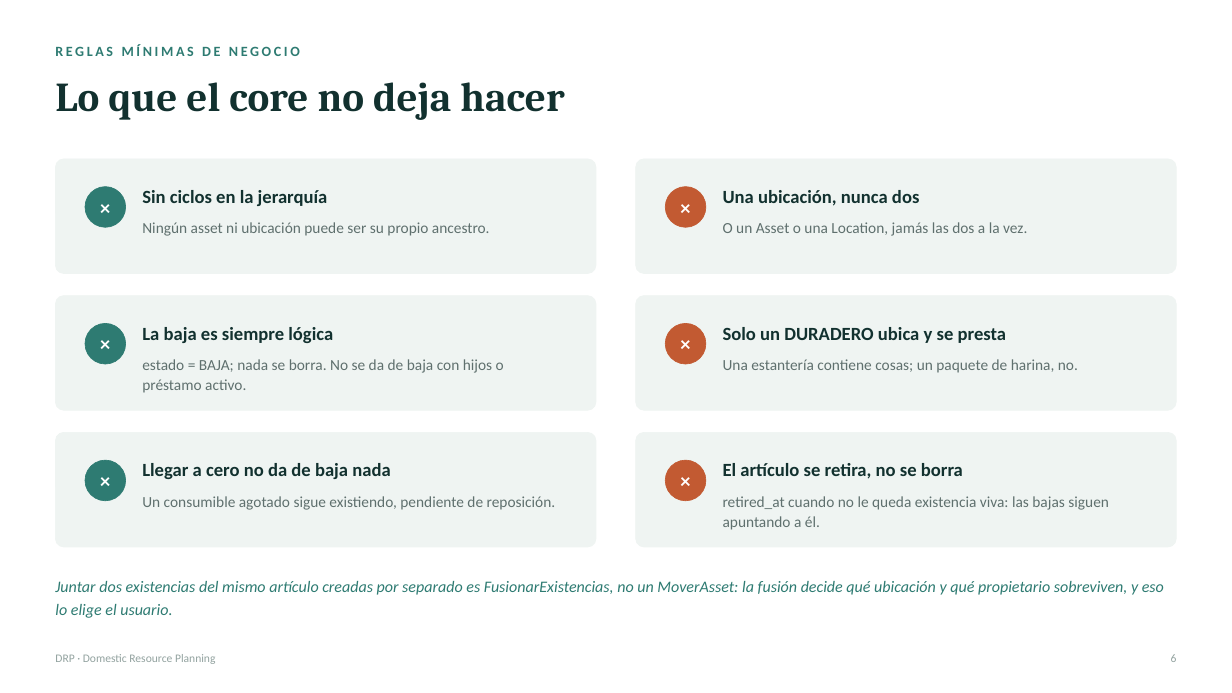
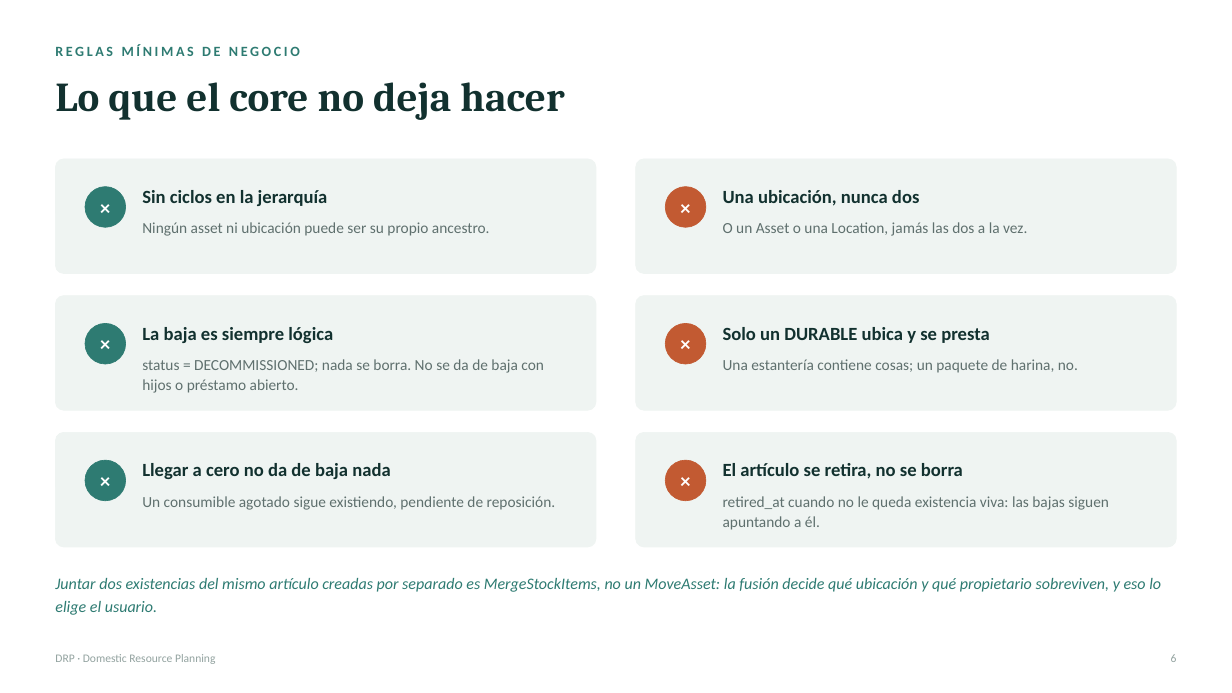
Before and after one commit to kikescribano/domestic_resource_planning, a slide deck: slide 7 of docs/common/marketing/DRP-resumen.pptx. Drawn at 1232x693 pixels with LibreOffice and Linux fonts; fonts in the diff are those of the drawing. Boxes give left, top, right and bottom in pixels: in the first picture for what was removed or moved away, otherwise in the second. Text is boxed around its words. In the diff, an @@ line names an element or a change of style, - is before the commit and + after.

```diff
--- a/docs/common/marketing/DRP-resumen.pptx
+++ b/docs/common/marketing/DRP-resumen.pptx
@@ text at box(723, 327, 989, 343): text changed @@
-Solo un DURADERO ubica y se presta
+Solo un DURABLE ubica y se presta
@@ text at box(142, 359, 544, 393): text changed @@
-estado = BAJA; nada se borra. No se da de baja con hijos o préstamo activo.
+status = DECOMMISSIONED; nada se borra. No se da de baja con hijos o préstamo abierto.
@@ text at box(55, 578, 1161, 615): text changed @@
-Juntar dos existencias del mismo artículo creadas por separado es FusionarExistencias, no un MoverAsset: la fusión decide qué ubicación y qué propietario sobreviven, y eso lo elige el usuario.
+Juntar dos existencias del mismo artículo creadas por separado es MergeStockItems, no un MoveAsset: la fusión decide qué ubicación y qué propietario sobreviven, y eso lo elige el usuario.
```
Also in this commit, not shown: 7 other slides changed, 1 other file.
